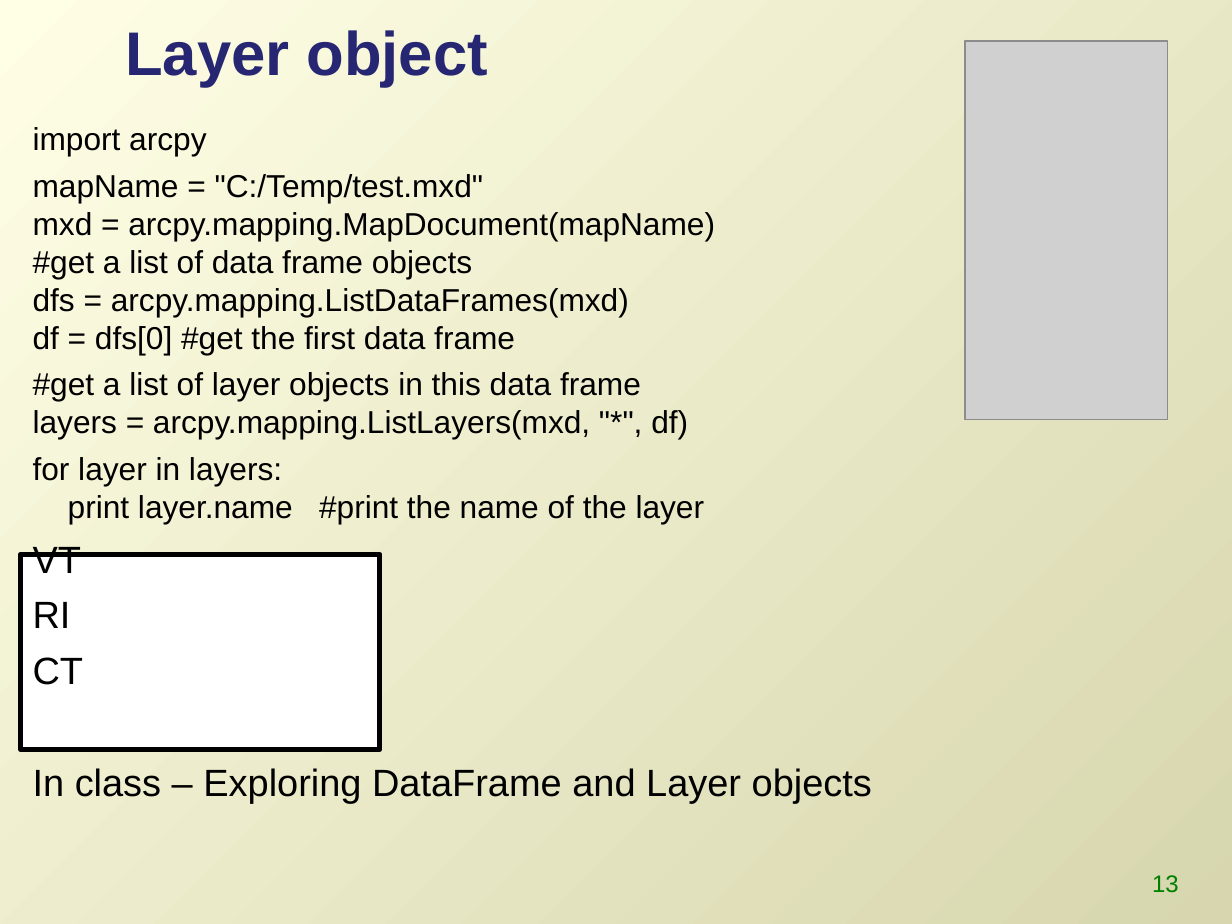
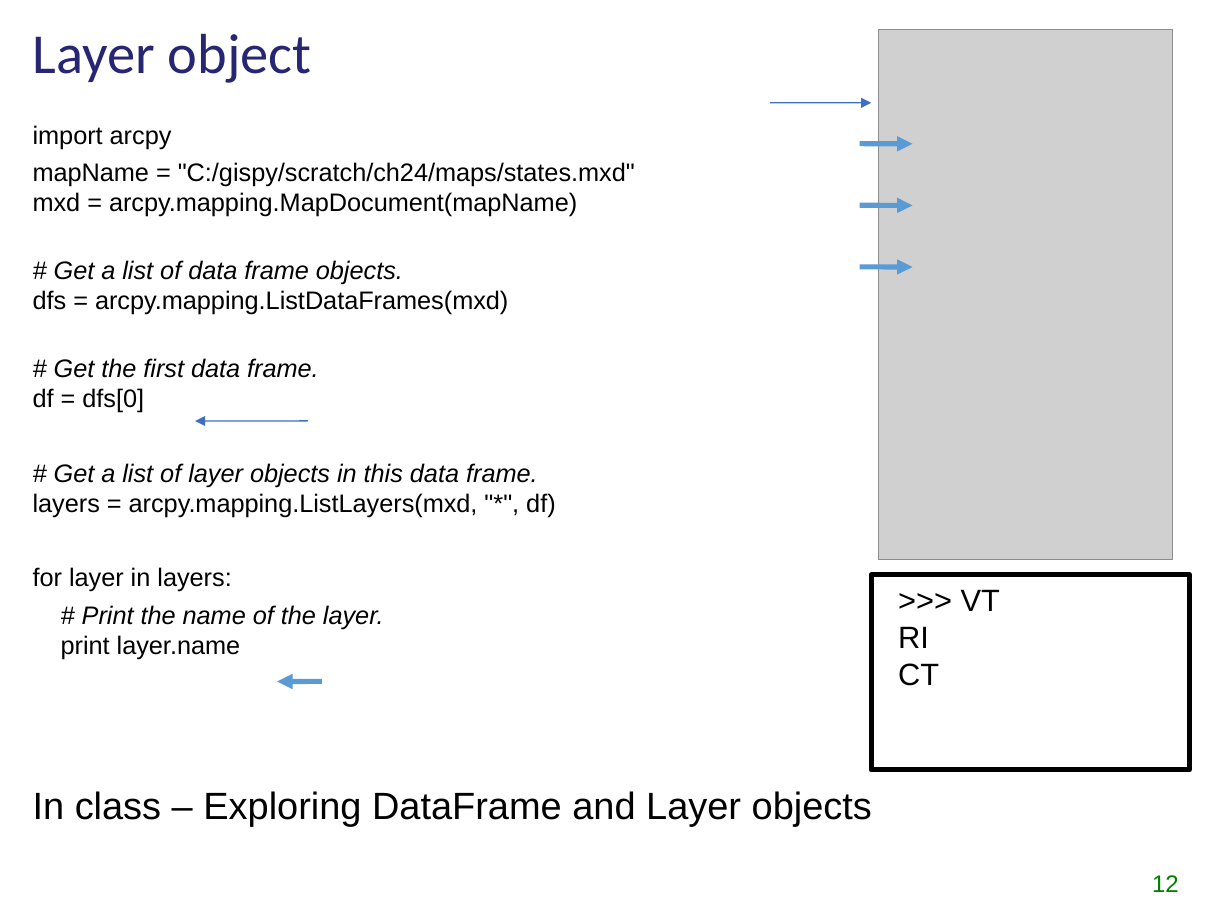
Before and after one commit to lgtateos/gis540, a slide deck: slide 12 of slides/arcpyMapping.ppt (slide 13 before the commit). Drawn at 1232x924 pixels with LibreOffice and Linux fonts; fonts in the diff are those of the drawing; grey boxes stand for pictures. Boxes give left, top, right and bottom in pixels: in the first picture for what was removed or moved away, otherwise in the second. Text is boxed around its words. In the diff, an @@ line names an element or a change of style, - is before the commit and + after.

```diff
--- a/slides/arcpyMapping.ppt
+++ b/slides/arcpyMapping.ppt
@@ background gradient #FFFFE6 to #D7D6AE to #FFFFFF @@
@@ title "Layer object" moved from (x1=125, y1=30, x2=488, y2=87) to (x1=33, y1=33, x2=312, y2=83) @@
@@ title "Layer object" at (x1=33, y1=33, x2=312, y2=83): size 36 to 33 pt, font Arial to Calibri, bold off @@
@@ picture resized from (x1=965, y1=41, x2=1168, y2=419) to (x1=878, y1=30, x2=1173, y2=559) @@
@@ arrow added from (770, 102) to (871, 102), #3F6EC3 0.74 pt @@
@@ text at (x1=33, y1=125, x2=172, y2=149): size 18.5 to 14.8 pt in "import arcpy"; less space between paragraphs @@
@@ arrow added from (860, 144) to (913, 144), #5B9BD5 3 pt @@
@@ text at (x1=33, y1=162, x2=635, y2=660): text changed; size 18.5 to 14.8 pt @@
-mapName = "C:/Temp/test.mxd"
-mxd = arcpy.mapping.MapDocument(mapName)
-#get a list of data frame objects
-dfs = arcpy.mapping.ListDataFrames(mxd)
-df = dfs[0] #get the first data frame
-#get a list of layer objects in this data frame
-layers = arcpy.mapping.ListLayers(mxd, "*", df)
-for layer in layers:
-print layer.name #print the name of the layer
-VT
-RI
-CT
+mapName = "C:/gispy/scratch/ch24/maps/states.mxd"
+mxd = arcpy.mapping.MapDocument(mapName)
+# Get a list of data frame objects.
+dfs = arcpy.mapping.ListDataFrames(mxd)
+# Get the first data frame.
+df = dfs[0]
+# Get a list of layer objects in this data frame.
+layers = arcpy.mapping.ListLayers(mxd, "*", df)
+for layer in layers:
+# Print the name of the layer.
+print layer.name
@@ arrow added from (860, 206) to (913, 206), #5B9BD5 3 pt @@
@@ arrow added from (860, 267) to (913, 267), #5B9BD5 3 pt @@
@@ arrow added from (308, 421) to (195, 421), #3F6EC3 0.74 pt @@
@@ rectangle removed at (x1=21, y1=554, x2=381, y2=749) @@
@@ rectangle added at (x1=871, y1=575, x2=1189, y2=770), outline #000000 3 pt @@
@@ text added at (x1=898, y1=589, x2=1000, y2=686), 18 pt, text #000000 @@
+>>> VT
+RI
+CT
@@ arrow added from (322, 681) to (277, 681), #5B9BD5 3 pt @@
@@ page number at (x1=1152, y1=875, x2=1179, y2=892): text changed @@
-13
+12
```
Also in this commit, not shown: 25 other slides changed, 7 slides added, 3 slides removed.
